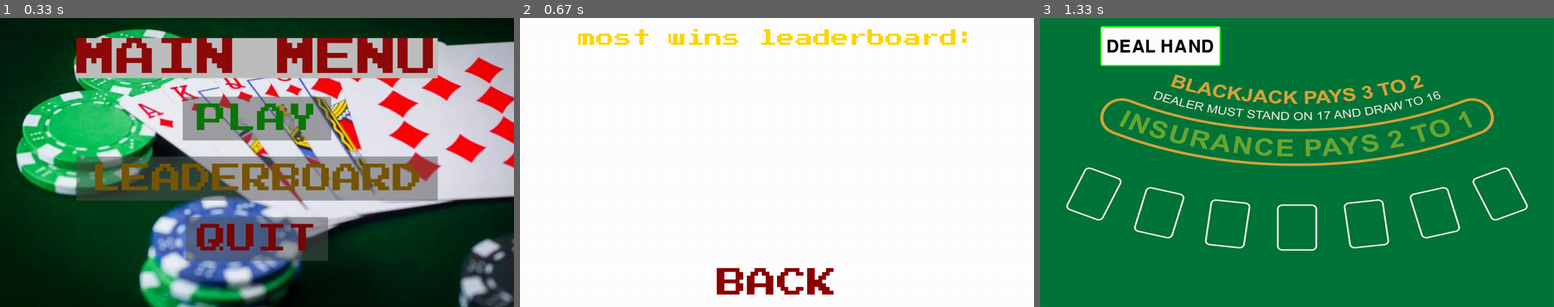
Above: before the commit, frames 1-3 (left to right).
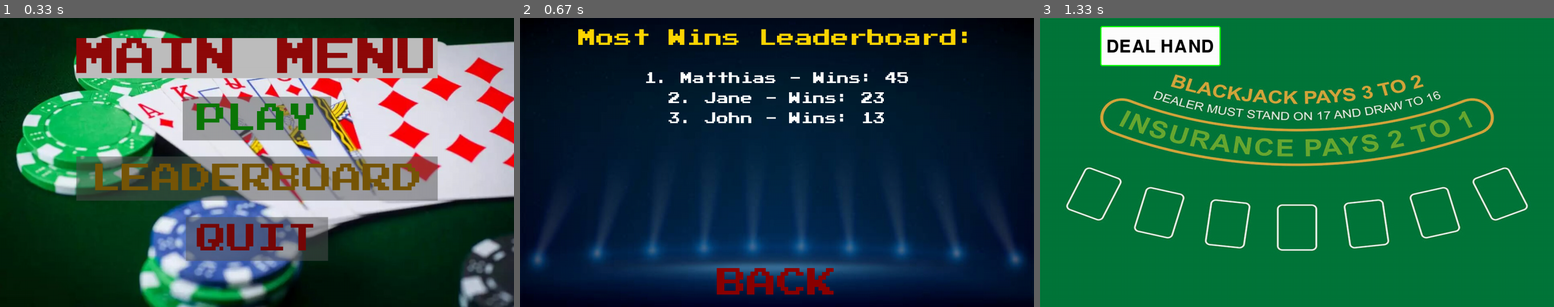
Above: after the commit, the same moments.

Repository: Matthias-254/Pygame_blackjack
Game: pygame game, started from pygame_blackjack.py
Two runs of this game, one before a commit and one after it. Both use one fixed random seed, a clock stepped at 60 frames per second and the inputs below.
Inputs (mouse positions are in pixels of both pictures, inside the frame that each line leads up to):
- Up to frame 1 (0.33 s): no input
- Up to frame 2 (0.67 s): press the mouse at (777, 179) at 0.37 s; move the mouse to (766, 130) at 0.47 s; release the mouse at (756, 84) at 0.6 s
- Up to frame 3 (1.33 s): press the mouse at (1297, 283) at 0.7 s; move the mouse to (1204, 263) at 0.8 s; release the mouse at (1117, 246) at 0.93 s; click "PLAY" at 1.05 s

Frame 1 is identical in both runs. In frame 2, 97% of the frame differs, in the area x 0-100%, y 0-100%; in frame 3, nothing differs.

Commit message:
Leaderboard geeft nu de beste spelers weer + achtergrond leaderboard bijgezet

Diff:
--- a/pygame_blackjack.py
+++ b/pygame_blackjack.py
@@ -27,6 +27,7 @@
 hand_active = False
 add_score = False
 results = ['', 'PLAYER BUSTED o_O', 'Player WINS! :)', 'DEALER WINS :(', 'PUSH...']
+logged_in = False
 
 def get_font(size):
 	return pygame.font.Font("assets/font.ttf", size)
@@ -44,14 +45,13 @@
 #cursor.execute("""
 #	INSERT INTO players VALUES
 #	(1, 'Matthias', '123', 45, 41, 3),
-#	(2, 'John', '456', 13, 12, 1)
+#	(2, 'John', '456', 13, 12, 1),
+#	(3, 'Jane', '789', 23, 27, 5)
 #	""")
 cursor.execute("""
-	SELECT * FROM players
+    SELECT username, wins FROM players ORDER BY wins DESC LIMIT 10
 """)
-rows = cursor.fetchall()
-print(rows)
-
+players_data = cursor.fetchall()
 connection.commit()
 
 class Button:
@@ -84,6 +84,9 @@
 		else:
 			self.text = self.font.render(self.text_input, True, self.base_color)
 
+def login_menu():
+	screen.blit(BG, (0, 0))
+
 def main_menu():
 	while True:
 		screen.blit(BG, (0, 0))
@@ -122,30 +125,41 @@
 		pygame.display.update()
 
 def leaderboard():
-	while True:
-		leaderboard_mouse_pos = pygame.mouse.get_pos()
-
-		screen.fill("white")
-
-		leaderboard_text = get_font(45).render("most wins leaderboard:", True, "Gold")
-		leaderboard_rect = leaderboard_text.get_rect(center=(640, 50))
-		screen.blit(leaderboard_text, leaderboard_rect)
-
-		leaderboard_back = Button(image=None, pos=(640, 660),
-							text_input="BACK", font=get_font(75), base_color="Darkred", hovering_color="Red")
-
-		leaderboard_back.change_color(leaderboard_mouse_pos)
-		leaderboard_back.update(screen)
-
-		for event in pygame.event.get():
-			if event.type == pygame.QUIT:
-				pygame.quit()
-				sys.exit()
-			if event.type == pygame.MOUSEBUTTONDOWN:
-				if leaderboard_back.check_for_input(leaderboard_mouse_pos):
-					main_menu()
-
-		pygame.display.update()
+    while True:
+        leaderboard_mouse_pos = pygame.mouse.get_pos()
+
+        screen.blit(pygame.image.load("assets/LeaderboardBG.jpg"), (0,0))
+
+        leaderboard_text = get_font(45).render("Most Wins Leaderboard:", True, "Gold")
+        leaderboard_rect = leaderboard_text.get_rect(center=(640, 50))
+        screen.blit(leaderboard_text, leaderboard_rect)
+
+        cursor.execute("SELECT username, wins FROM players ORDER BY wins DESC LIMIT 10")
+        players_data = cursor.fetchall()
+
+        start_y = 150
+        for index, (username, wins) in enumerate(players_data):
+            player_text = get_font(30).render(f"{index + 1}. {username} - Wins: {wins}", True, "White")
+            player_rect = player_text.get_rect(center=(640, start_y))
+            screen.blit(player_text, player_rect)
+            start_y += 50
+
+        leaderboard_back = Button(image=None, pos=(640, 660),
+                                  text_input="BACK", font=get_font(75), base_color="Darkred", hovering_color="Red")
+
+        leaderboard_back.change_color(leaderboard_mouse_pos)
+        leaderboard_back.update(screen)
+
+        for event in pygame.event.get():
+            if event.type == pygame.QUIT:
+                pygame.quit()
+                sys.exit()
+            if event.type == pygame.MOUSEBUTTONDOWN:
+                if leaderboard_back.check_for_input(leaderboard_mouse_pos):
+                    main_menu()
+
+        pygame.display.update()
+
 
 def deal_cards(current_hand, current_deck):
 	card = random.randint(0, len(current_deck) - 1)
@@ -192,35 +206,37 @@
 	return hand_score
 
 def draw_game(act, record, result):
-	button_list = []
-	if not act:
-		deal = pygame.draw.rect(screen, 'white', [150, 20, 300, 100], 0, 5)
-		pygame.draw.rect(screen, 'green', [150, 20, 300, 100], 3, 5)
-		deal_text = font.render('DEAL HAND', True, 'black')
-		screen.blit(deal_text, (165, 50))
-		button_list.append(deal)
-	else:
-		hit = pygame.draw.rect(screen, 'white', [0, 560, 300, 100], 0, 5)
-		pygame.draw.rect(screen, 'green', [0, 560, 300, 100], 3, 5)
-		hit_text = font.render('HIT ME', True, 'black')
-		screen.blit(hit_text, (55, 595))
-		button_list.append(hit)
-		stand = pygame.draw.rect(screen, 'white', [300, 560, 300, 100], 0, 5)
-		pygame.draw.rect(screen, 'green', [300, 560, 300, 100], 3, 5)
-		stand_text = font.render('STAND', True, 'black')
-		screen.blit(stand_text, (355, 595))
-		button_list.append(stand)
-		score_text = smaller_font.render(f'Wins: {record[0]}   Losses: {record[1]}   Draws: {record[2]}', True, 'white')
-		screen.blit(score_text, (15, 675))
-	if result != 0:
-		screen.blit(font.render(results[result], True, 'white'), (15, 10))
-		deal = pygame.draw.rect(screen, 'white', [150, 220, 300, 100], 0, 5)
-		pygame.draw.rect(screen, 'green', [150, 220, 300, 100], 3, 5)
-		pygame.draw.rect(screen, 'black', [153, 223, 294, 94], 3, 5)
-		deal_text = font.render('NEW HAND', True, 'black')
-		screen.blit(deal_text, (165, 250))
-		button_list.append(deal)
-	return button_list
+	if not logged_in:
+		#login_menu()
+		button_list = []
+		if not act:
+			deal = pygame.draw.rect(screen, 'white', [150, 20, 300, 100], 0, 5)
+			pygame.draw.rect(screen, 'green', [150, 20, 300, 100], 3, 5)
+			deal_text = font.render('DEAL HAND', True, 'black')
+			screen.blit(deal_text, (165, 50))
+			button_list.append(deal)
+		else:
+			hit = pygame.draw.rect(screen, 'white', [0, 560, 300, 100], 0, 5)
+			pygame.draw.rect(screen, 'green', [0, 560, 300, 100], 3, 5)
+			hit_text = font.render('HIT ME', True, 'black')
+			screen.blit(hit_text, (55, 595))
+			button_list.append(hit)
+			stand = pygame.draw.rect(screen, 'white', [300, 560, 300, 100], 0, 5)
+			pygame.draw.rect(screen, 'green', [300, 560, 300, 100], 3, 5)
+			stand_text = font.render('STAND', True, 'black')
+			screen.blit(stand_text, (355, 595))
+			button_list.append(stand)
+			score_text = smaller_font.render(f'Wins: {record[0]}   Losses: {record[1]}   Draws: {record[2]}', True, 'white')
+			screen.blit(score_text, (15, 675))
+		if result != 0:
+			screen.blit(font.render(results[result], True, 'white'), (15, 10))
+			deal = pygame.draw.rect(screen, 'white', [150, 220, 300, 100], 0, 5)
+			pygame.draw.rect(screen, 'green', [150, 220, 300, 100], 3, 5)
+			pygame.draw.rect(screen, 'black', [153, 223, 294, 94], 3, 5)
+			deal_text = font.render('NEW HAND', True, 'black')
+			screen.blit(deal_text, (165, 250))
+			button_list.append(deal)
+		return button_list
 
 def check_endgame(hand_act, deal_score, play_score, result, totals, add):
 	if not hand_act and deal_score >= 17:
Binary file added: assets/LeaderboardBG.jpg
Binary file changed: blackjack.db
